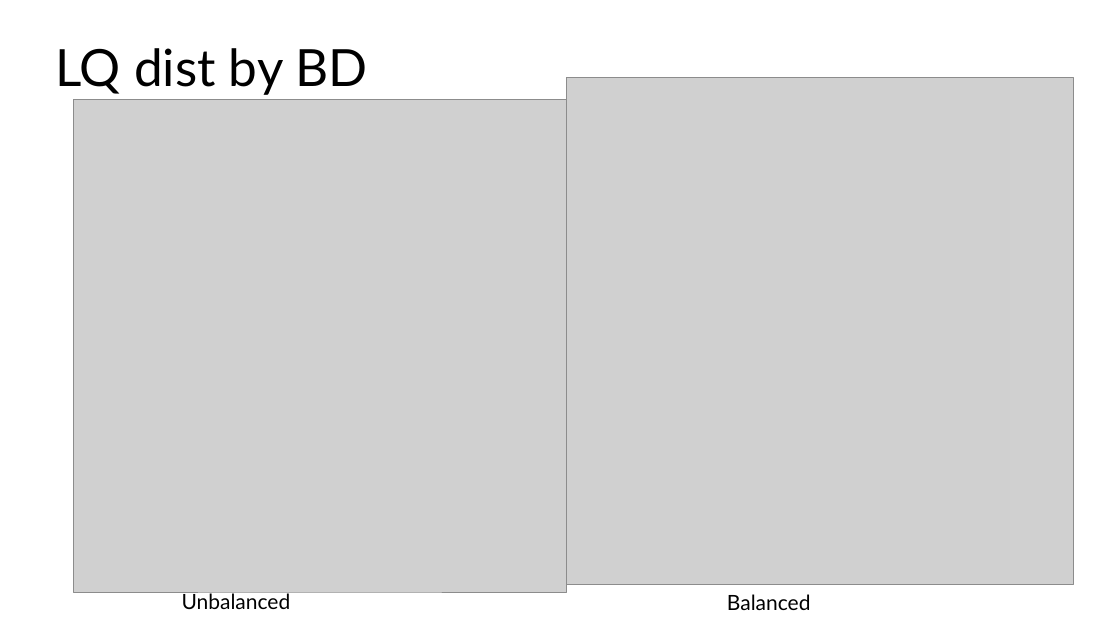
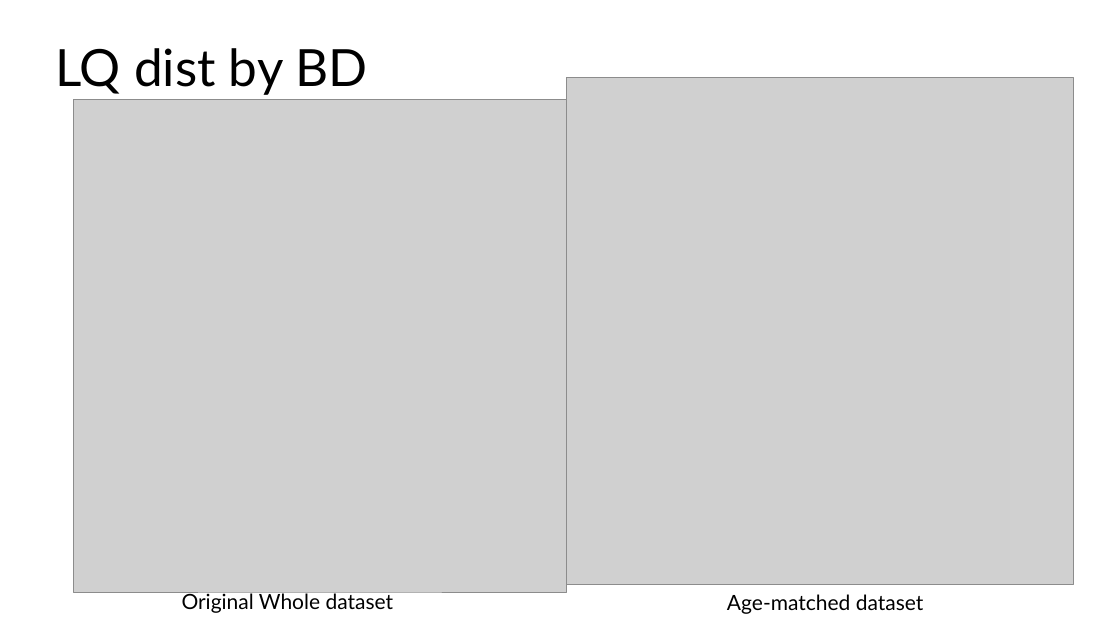
Before and after one commit to igarcia17/EHI_laterality, a slide deck: slide 20 of Summary.pptx (slide 22 before the commit). Drawn at 1120x630 pixels with LibreOffice and Linux fonts; fonts in the diff are those of the drawing; grey boxes stand for pictures. Boxes give left, top, right and bottom in pixels: in the first picture for what was removed or moved away, otherwise in the second. Text is boxed around its words. In the diff, an @@ line names an element or a change of style, - is before the commit and + after.

```diff
--- a/Summary.pptx
+++ b/Summary.pptx
@@ text at bbox=[182, 591, 394, 613]: text changed @@
-Unbalanced
+Original Whole dataset
@@ text at bbox=[727, 594, 924, 614]: text changed @@
-Balanced
+Age-matched dataset
```
Also in this commit, not shown: 6 other slides changed, 5 slides added, 2 slides removed, 10 other files.
